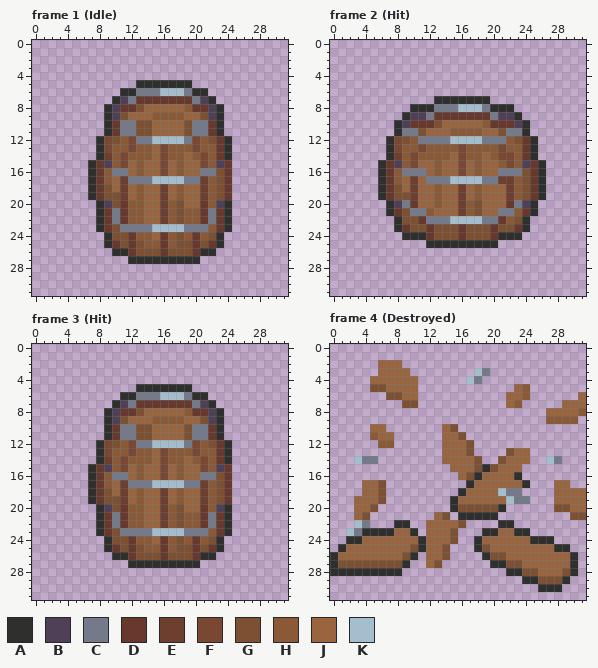
Edited in one commit: pixel-art file (Assets/Graphics/barrel.aseprite). The first picture shows the starting point.
32x32 pixels, 6 frames. Colours within 5 levels of each other are drawn and written as one. Shown: frame 1 (Idle), frame 2 (Hit), frame 3 (Hit), frame 4 (Destroyed). The commit also changed other frames, which this record leaves out.
Palette (. is transparent): A #2f2f2e  B #504057  C #757a8b  D #68382c  E #6e3e2e  F #7a4832  G #7d5031  H #8b5936  J #99643e  K #a5bece
Pixels before, frame 1 (Idle), first column x 7:
 5 ......AAAAAAA.....
 6 ....AACCCKKKCAA...
 7 ...ABCDDDDDDDCBA..
 8 ..ABDDGJJJJJHDDBA.
 9 ..ABGJJJHHHHJJGBA.
10 ..ADCCGGJJJJGCCDA.
11 ..ADCCGGJJJJGCCDA.
12 .AFGHFCCKKKKCFHGDA
13 .AFHHFHHJFHHHFHHDA
14 .AEHFHHHJFHHJHFHDA
15 ADBHFJHJJFJHJJFHBD
16 ADHCCJHJJFJHJJCCGD
17 ADHJECCCKKKKCCEHGD
18 ADGJEJHJJEJHJJEHGD
19 ADGGEJHJJEJHJJEHGD
20 .ABGDHHJJEHGJJDHBA
21 .ADCDHHJJEHGHHDCDA
22 .ADCDHHJJEHGHHDCDA
23 .ADGCCCCKKKKCCCHDA
24 ..AGGDHHJDHGHDHGA.
25 ..ADGDGHHDHGGDGDA.
26 ...AADGGGDGGGDAA..
27 .....AAAAAAAAA....
Pixels before, frame 2 (Hit), first column x 6:
 7 .......AAAAAAA.......
 8 ....AAACCCKKKCAAA....
 9 ...ABBCDDDDDDDCBBA...
10 ..ABDDDGJJJJJHDDDBA..
11 ..ACCGJJJHHHHJJGCCA..
12 .AFGHCCCCKKKKCCCHGDA.
13 .AFHHFHHHHFHHHHFHHDA.
14 .AEHFHHHHJFHHJHFFHDA.
15 ADBHFJJHJJFJHJJHFHBDA
16 ADHCCCJHJJFJHJJCCCGDA
17 ADHJEJCCCKKKKCCEEHGDA
18 ADGJEJJHJJEJHJJJEHGDA
19 ADGGEJJHJJEJHJJJEHGDA
20 .ABCDJJHJJEHGJJJDCBA.
21 .ADGCCHJJJEHGJJCCHDA.
22 ..AGGDCCCKKKKCCDHGA..
23 ..ADGGDGGGDGGGDGGDA..
24 ...AAADGGGDGGGDAAA...
25 ......AAAAAAAAA......
Pixels before, frame 3 (Hit), first column x 7:
 5 ......AAAAAAA.....
 6 ....AACCCKKKCAA...
 7 ...ABCDDDDDDDCBA..
 8 ..ABDDGJJJJJHDDBA.
 9 ..ABGJJJHHHHJJGBA.
10 ..ADCCGGJJJJGCCDA.
11 ..ADCCGGJJJJGCCDA.
12 .AFGHFCCKKKKCFHGDA
13 .AFHHFHHJFHHHFHHDA
14 .AEHFHHHJFHHJHFHDA
15 ADBHFJHJJFJHJJFHBD
16 ADHCCJHJJFJHJJCCGD
17 ADHJECCCKKKKCCEHGD
18 ADGJEJHJJEJHJJEHGD
19 ADGGEJHJJEJHJJEHGD
20 .ABGDHHJJEHGJJDHBA
21 .ADCDHHJJEHGHHDCDA
22 .ADCDHHJJEHGHHDCDA
23 .ADGCCCCKKKKCCCHDA
24 ..AGGDHHJDHGHDHGA.
25 ..ADGDGHHDHGGDGDA.
26 ...AADGGGDGGGDAA..
27 .....AAAAAAAAA....
Pixels before, frame 4 (Destroyed), first column x 0:
 2 ......JJJ.......................
 3 ......JJJJ........KC............
 4 .....JJJJJJ......KC.............
 5 .....GGJJJJ............JH.......
 6 .......GGJJ...........JJH......J
 7 .........GG...........JH.....JJJ
 8 ...........................JJJJH
 9 ...........................HHHH.
10 .....JJ.......JG................
11 .....HJJ......JJG...............
12 ......HH......JJJG..............
13 ..............JJJG....GJJ.......
14 ...KCC........JJJJG..GJJJ..KC...
15 ...............JJJGAGJJJ........
16 ................JGAJJJJA........
17 ....JJG..........AJJJJJJA...JJ..
18 ....JJG.........AJJJJKCC....JJJJ
19 ...JJJG........AJJJJJJKCC...JJJJ
20 ...JJG.........AGGGGGA......GGJJ
21 ...JG........JG.AAAAA.........GG
22 ...KC...AA..JJJJG....AA.........
23 ..KCAAAAJJA.JJJG...AAJJAA.......
24 ..AAJJJJJJJAJJJG..AJJJJJJAAA....
25 .AJJJJJJJJGAJJG...AGJJJJJJJJAA..
26 AJJJJJJJJGA.JJG....AGGJJJJJJJJA.
27 AGGGGGGGGA..JG......AAGGJJJJJJA.
28 AAAAAAAAA.............AAGGJJJGA.
29 ........................AAGGGA..
30 ..........................AAA...
The same view after the edit:
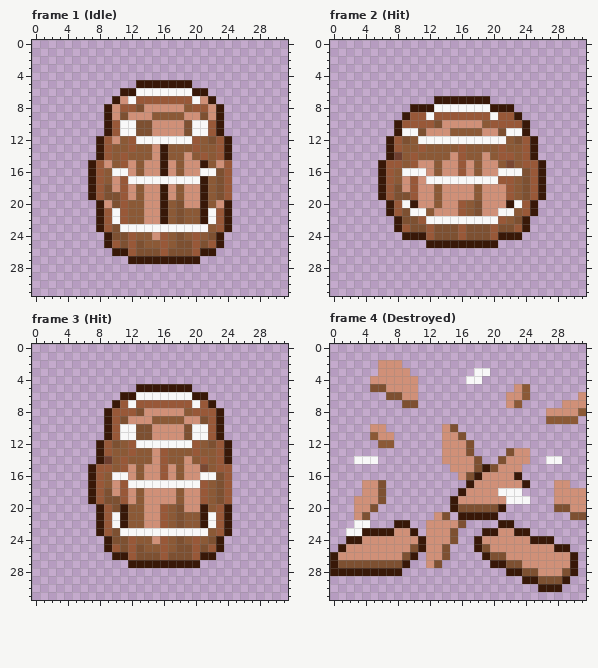
The edit:
Colour A changes from #2f2f2e to #381808.
Colour C changes from #757a8b to #f8f8f8.
Colour D changes from #68382c to #985838.
Colour J changes from #99643e to #d09078.
Frame 1 (Idle):
The author changed colour D to colour A in rows 20 to 22 at x 21.
The author changed colour E to colour A in row 17 at x 21; in rows 18 to 19 at x 16 and 21; in rows 20 to 22 at x 16.
The author changed colour F to colour A in rows 13 to 14 at x 16; in row 15 at x 16 and 21; in row 16 at x 16.
The author changed colour K to colour C in row 6 at x 16 to 18; in row 12 at x 15 to 18; in row 17 at x 15 to 18; in row 23 at x 15 to 18.
The author changed colour E to colour D in row 14 at x 9; in rows 17 to 19 at x 11.
The author changed colour F to colour D in rows 12 to 13 at x 9, 12 and 20; in row 14 at x 11 and 21; in row 15 at x 11.
The author changed colour B to colour J in row 7 at x 11 and 21; in rows 8 to 9 at x 10 and 22; in row 15 at x 9 and 23; in row 20 at x 9 and 23.
The author changed colour G to colour J in row 12 at x 10.
Frame 2 (Hit):
The author changed colour D to colour A in row 20 at x 10 and 22.
The author changed colour K to colour C in row 8 at x 16 to 18; in row 12 at x 15 to 18; in row 17 at x 15 to 18; in row 22 at x 15 to 18.
The author changed colour B to colour D in row 9 at x 10 to 11 and 21 to 22; in row 10 at x 9 and 23; in row 15 at x 8 and 24; in row 20 at x 8 and 24.
The author changed colour E to colour D in row 17 at x 10 and 21 to 22; in rows 18 to 19 at x 10 and 22; in rows 20 to 21 at x 16.
The author changed colour F to colour D in row 12 at x 8; in row 13 at x 8, 11, 16 and 21; in row 14 at x 10, 16 and 21 to 22; in row 15 at x 10 and 16; in row 16 at x 16.
The author changed colour E to colour J in rows 18 to 19 at x 16.
Frame 3 (Hit):
The author changed colour D to colour A in rows 20 to 22 at x 11 and 21.
The author changed colour K to colour C in row 6 at x 16 to 18; in row 12 at x 15 to 18; in row 17 at x 15 to 18; in row 23 at x 15 to 18.
The author changed colour B to colour D in row 7 at x 11 and 21; in rows 8 to 9 at x 10 and 22; in row 15 at x 9 and 23; in row 20 at x 9 and 23.
The author changed colour E to colour D in rows 17 to 19 at x 11 and 21; in rows 20 to 22 at x 16.
The author changed colour F to colour D in row 12 at x 9, 12 and 20; in row 13 at x 9, 12, 16 and 20; in row 14 at x 11, 16 and 21; in row 15 at x 11 and 16; in row 16 at x 16.
The author changed colour E to colour J in rows 18 to 19 at x 16.
Frame 4 (Destroyed):
The author changed colour K to colour C in row 3 at x 18; in row 4 at x 17; in row 14 at x 3 and 27; in row 18 at x 21; in row 19 at x 22; in row 22 at x 3.
The author changed colour K to colour C in row 23 at x 2.
Pixel boxes of the changes (left, top, right, bottom) in both pictures:
changed: (88, 80, 232, 264)
changed: (378, 96, 546, 248)
changed: (88, 384, 232, 568)
changed: (330, 360, 586, 592)
